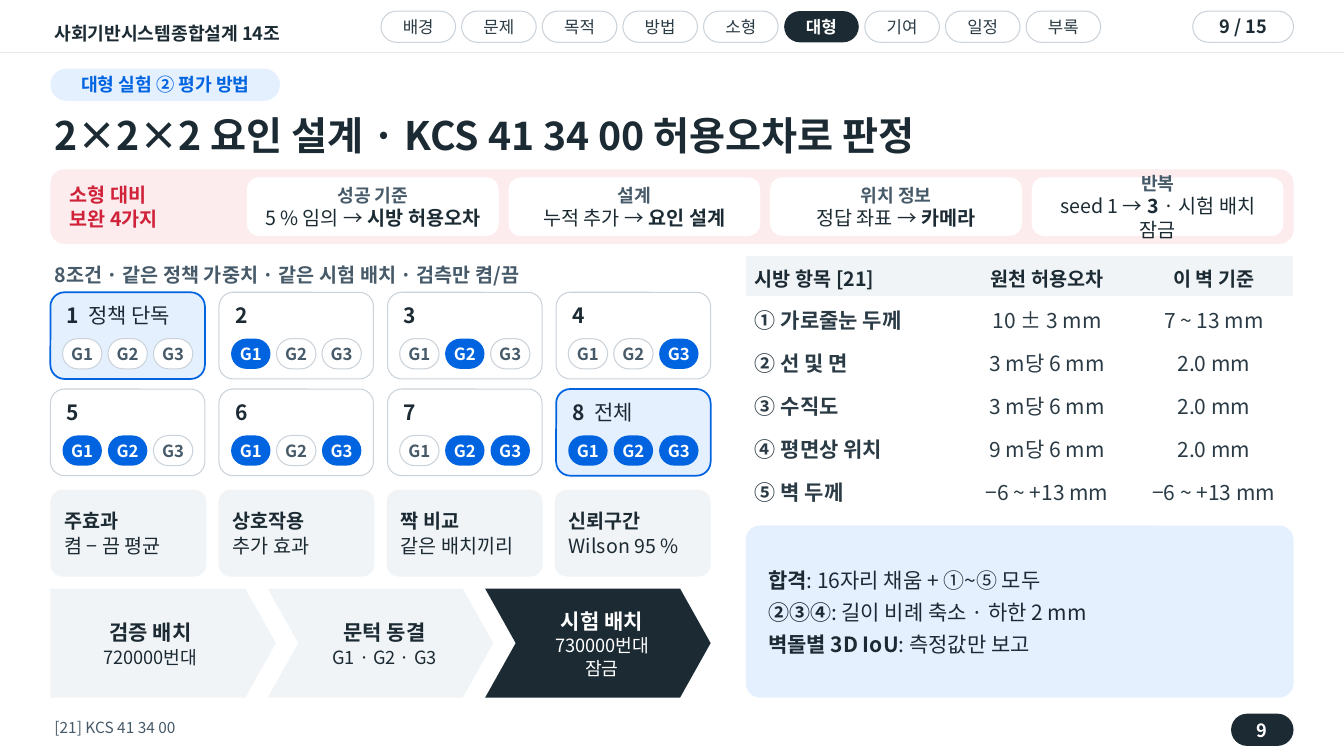
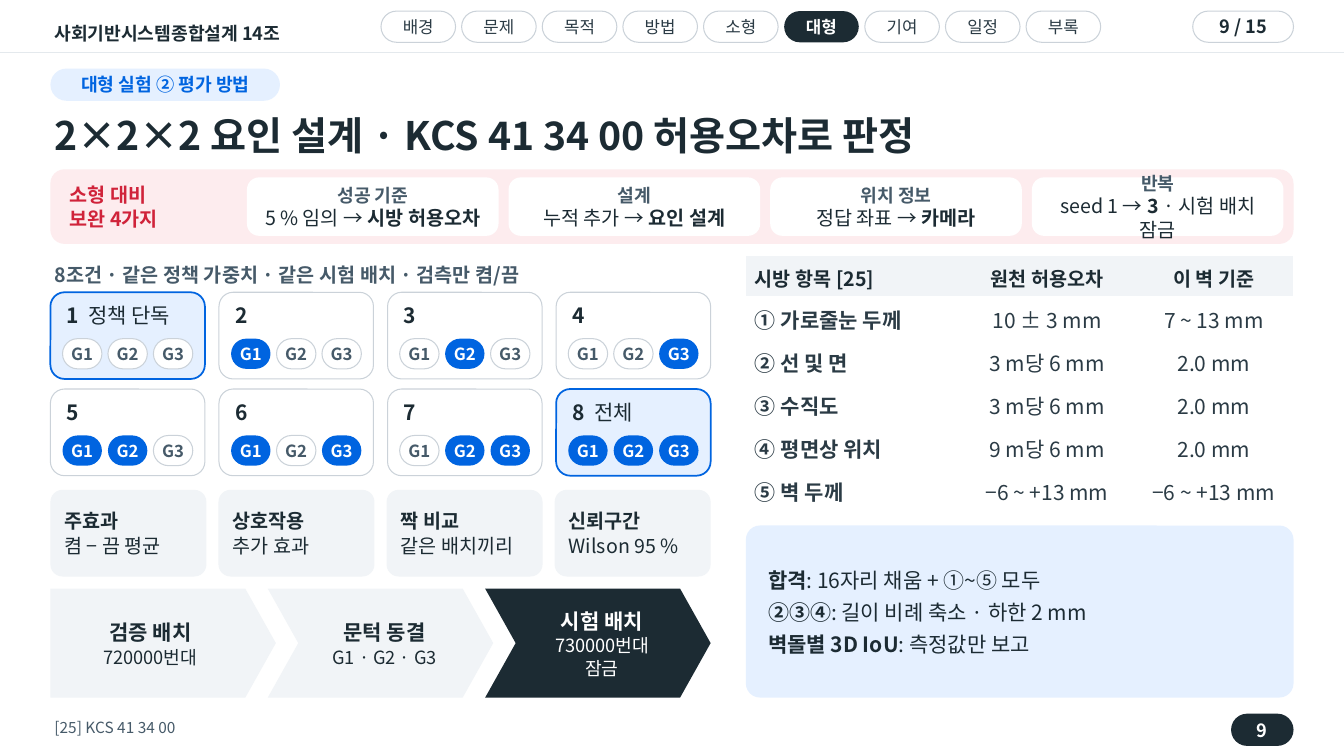
Before and after one commit to wonyoungjacob/masonry-IL-capstone, a slide deck: slide 9 of 01_사기설/진행보고/14조_진행회의_20261019.pptx. Drawn at 1344x756 pixels with LibreOffice and Linux fonts; fonts in the diff are those of the drawing. Boxes give left, top, right and bottom in pixels: in the first picture for what was removed or moved away, otherwise in the second. Text is boxed around its words. In the diff, an @@ line names an element or a change of style, - is before the commit and + after.

```diff
--- a/01_사기설/진행보고/14조_진행회의_20261019.pptx
+++ b/01_사기설/진행보고/14조_진행회의_20261019.pptx
@@ table at (x1=746, y1=256, x2=1294, y2=511) @@
-row 1, column 1: 시방 항목 [21]
+row 1, column 1: 시방 항목 [25]
@@ text at (x1=54, y1=721, x2=175, y2=736): text changed @@
-[21] KCS 41 34 00
+[25] KCS 41 34 00
```
Also in this commit, not shown: 5 other slides changed, 1 slide added, 1 slide removed, 3 other files.
